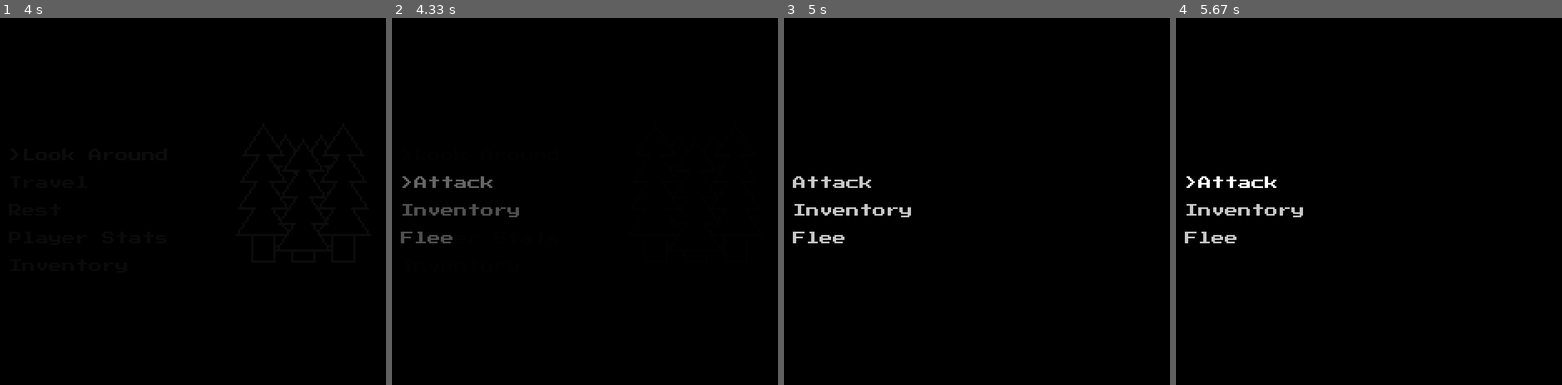
Above: before the commit, frames 1-4 (left to right).
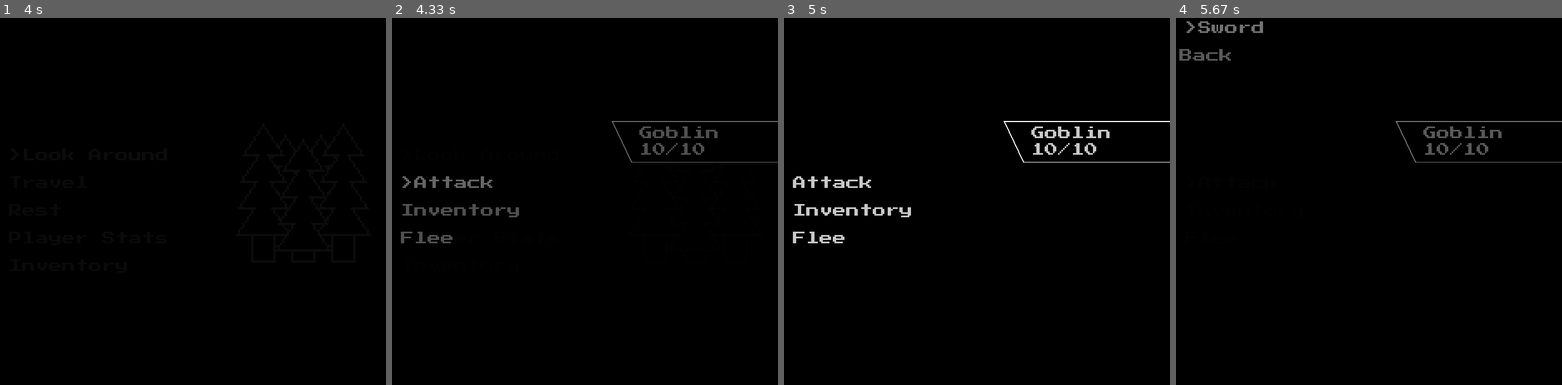
Above: after the commit, the same moments.

Repository: Cyborger/PygameTextRPG
Game: pygame game, started from launcher.py
Same seed, same stepped clock (60 frames per second), same inputs: the game is played once before the commit and once after it.
Inputs (mouse positions are in pixels of both pictures, inside the frame that each line leads up to):
- Up to frame 1 (4 s): tap Enter at 0.33, 1, 3.88 s; type "ann" at 0.67 s; click (135, 205) at 1.27 s; hold Left 2.65-3.18 s; move the mouse to (247, 69) at 2.68 s; click "Look Around" at 3.27 s
- Up to frame 2 (4.33 s): no input
- Up to frame 3 (5 s): hold Up from 4.65 s (still down); move the mouse to (977, 252) at 4.68 s
- Up to frame 4 (5.67 s): release Up at 5.02 s; click "Attack" at 5.1 s

Frame 1 is identical in both runs. In frame 2, 0.7% of the frame differs, in the area x 56-100%, y 28-40%; in frame 3, 0.7%; in frame 4, 1.9%, in the area x 0-100%, y 0-62%.

Commit message:
Working on attacking

Diff:
--- a/core/game.py
+++ b/core/game.py
@@ -20,7 +20,7 @@
         self.running = True
         self.items = JSONLoader.loadJSONFile("items", Item)
         self.player = Player()
-        self.player.inventory.addItem(self.items[0])
+        self.player.inventory.addItem(self.items[1])
 
     def start(self):
         self.changeMenu("locationState/mainLocationMenu")
--- a/core/inventory.py
+++ b/core/inventory.py
@@ -6,5 +6,12 @@
     def getItems(self):
         return self.items
 
+    def getWeapons(self):
+        weaponList = []
+        for item in self.items:
+            if item.type == "Weapon":
+                weaponList.append(item)
+        return weaponList
+
     def addItem(self, item):
         self.items.append(item)
--- a/core/item.py
+++ b/core/item.py
@@ -1,3 +1,4 @@
 class Item:
     def __init__(self, jsonData):
         self.name = jsonData["Name"]
+        self.type = jsonData["Type"]
--- a/json/items.json
+++ b/json/items.json
@@ -1,5 +1,14 @@
 {
   "Apple" : {
-    "Name" : "Apple"
+    "Name" : "Apple",
+    "Type" : "Food"
+  },
+  "Sword" : {
+    "Name" : "Sword",
+    "Type" : "Weapon"
+  },
+  "Longbow" : {
+    "Name" : "Longbow",
+    "Type" : "Weapon"
   }
 }
--- /dev/null
+++ b/menus/attackChoiceMenu.py
@@ -0,0 +1,6 @@
+from lib.menu import Menu
+
+
+class AttackChoiceMenu(Menu):
+    def __init__(self, parentState):
+        super().__init__("attackChoiceMenu", parentState)
--- a/menus/battleMenu.py
+++ b/menus/battleMenu.py
@@ -8,8 +8,12 @@
         self.addButtons(LabelButton("Inventory", 20, 350, self.goToInventory))
         self.addButtons(LabelButton("Flee", 20, 400, self.attemptToFlee))
 
+    def isNowCurrentMenu(self):
+        self.surfaces[:] = []
+        self.surfaces.extend(self.getParent().getEnemyGUISurfaces())
+
     def goToAttackMenu(self):
-        print("Attacking")
+        self.getRoot().fadeMenuChange("weaponChoiceMenu", "fast")
 
     def goToInventory(self):
         self.getRoot().fadeMenuChange("inventoryMenu", "fast")
--- /dev/null
+++ b/menus/weaponChoiceMenu.py
@@ -0,0 +1,26 @@
+from lib.menu import Menu
+from lib.gui.labelButton import LabelButton
+
+
+class WeaponChocieMenu(Menu):
+    def __init__(self, parentState):
+        super().__init__("weaponChoiceMenu", parentState)
+
+    def isNowCurrentMenu(self):
+        self.buttons[:] = []
+        self.surfaces[:] = []
+        self.surfaces.extend(self.getParent().getEnemyGUISurfaces())
+        weapons = self.getRoot().player.inventory.getWeapons()
+        y = 20
+        spacing = 50
+        for weapon in weapons:
+            self.addButtons(LabelButton(weapon.name, 20, y,
+                                        self.weaponSelected, weapon))
+            y += spacing
+        self.addButtons(LabelButton("Back", 10, y, self.goBack))
+
+    def weaponSelected(self, weapon):
+        print("Weapon selected: " + weapon.name)
+
+    def goBack(self):
+        self.getRoot().fadeMenuChange("battleMenu")
--- a/states/battleState.py
+++ b/states/battleState.py
@@ -1,26 +1,48 @@
+import pygame
 import copy
 from menus.battleMenu import BattleMenu
 from menus.inventoryMenu import InventoryMenu
+from menus.weaponChoiceMenu import WeaponChocieMenu
 from lib.jsonLoader import JSONLoader
 from lib.state import State
+from lib.gui.label import Label
+from lib.gui.surface import Surface
 from core.enemy import Enemy
 
 
 class BattleState(State):
     def __init__(self, game):
         super().__init__("battleState", game)
-        self.addMenus(BattleMenu(self), InventoryMenu(self, "battleMenu"))
+        self.addMenus(BattleMenu(self), WeaponChocieMenu(self),
+                      InventoryMenu(self, "battleMenu"))
         self.enemies = JSONLoader.loadJSONFile("enemies", Enemy)
-        self.currentEnemes = []
+        self.currentEnemies = []
 
     def newBattle(self, location):
-        self.currentEnemes[:] = []
+        self.currentEnemies[:] = []
         for enemy in location.enemies:
             for enemyType in self.enemies:
                 if enemy == enemyType.name:
-                    self.currentEnemes.append(copy.deepcopy(enemyType))
+                    self.currentEnemies.append(copy.deepcopy(enemyType))
         self.getRoot().fadeMenuChange("battleState/battleMenu")
 
-    def getEnemyGUI(self):
+    def getEnemyGUISurfaces(self):
         # Return the images with enemy names and health bars
-        pass
+        surfaces = []
+        x = 400
+        y = 200
+        spacing = 100
+        for enemy in self.currentEnemies:
+            background = pygame.Surface((350, 75))
+            points = [[0, 0], [300, 0], [300, 74], [35, 74]]
+            pygame.draw.polygon(background, (255, 255, 255), points, 2)
+            nameLabel = Label(enemy.name, 50, 10)
+            health = enemy.currentHealth
+            maxHealth = enemy.maxHealth
+            healthString = str(health) + "/" + str(maxHealth)
+            healthLabel  = Label(healthString, 50, 40)
+            background.blit(nameLabel.image, nameLabel.rect)
+            background.blit(healthLabel.image, healthLabel.rect)
+            surfaces.append(Surface(background, x, y))
+            y += spacing
+        return surfaces
